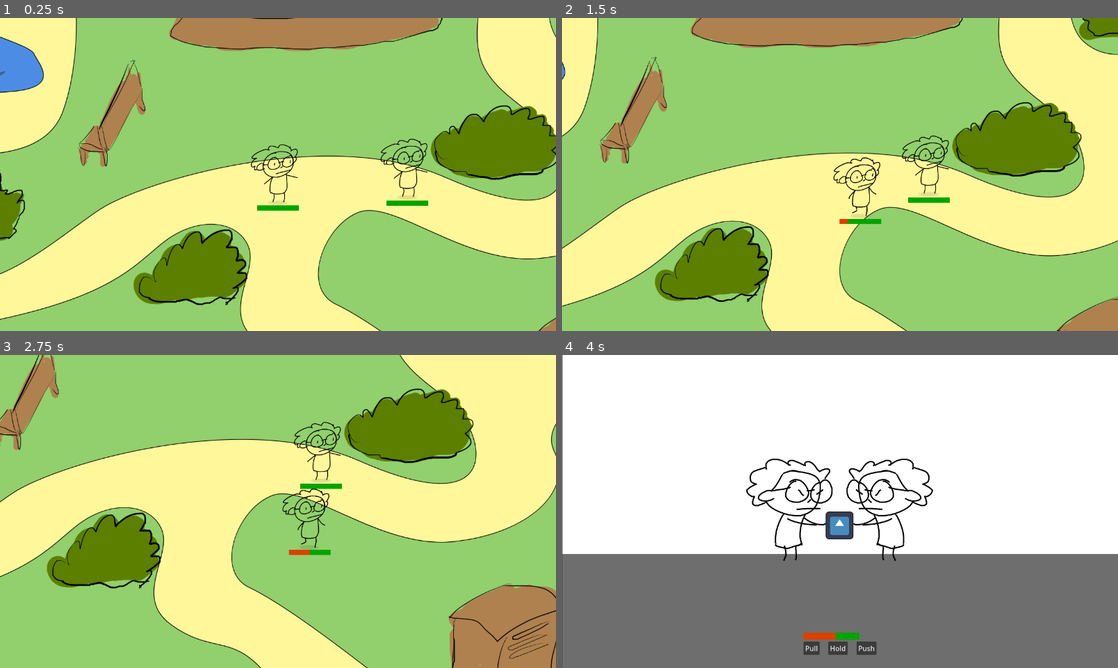
Above: before the commit, frames 1-4 (two rows, left to right).
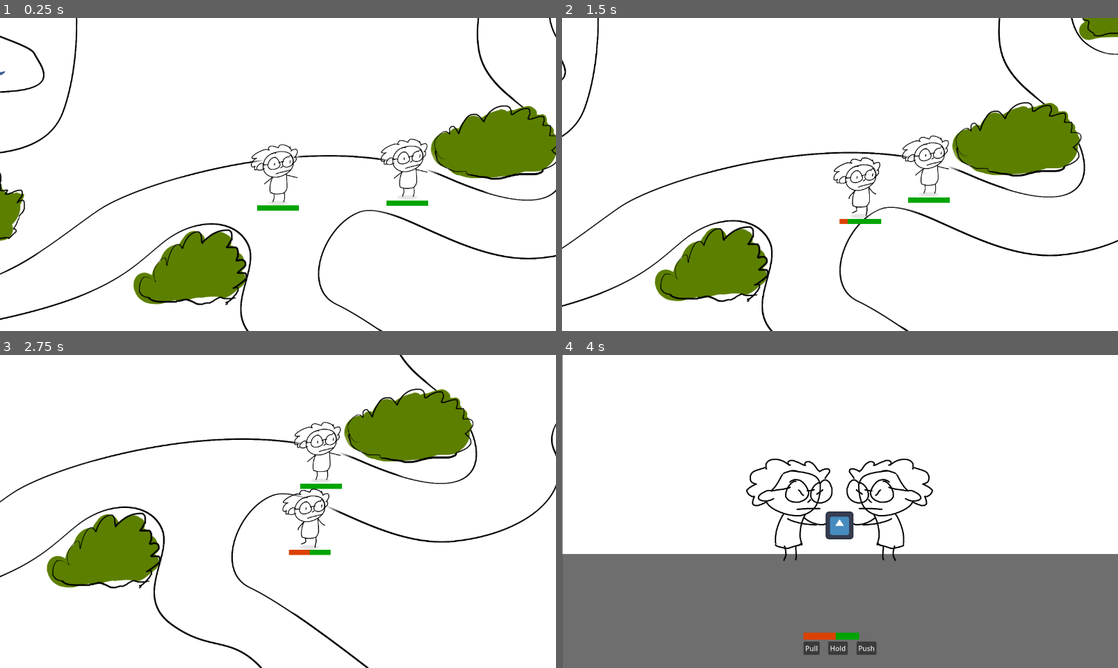
Above: after the commit, the same moments.

Repository: johnreybacal/gran-theft-aubrey
Game: Godot game, scene res://scenes/game_explore.tscn
Two runs of this game, one before a commit and one after it. Both use one fixed random seed, a clock stepped at 60 frames per second and the inputs below. The engine's default icon, where the game draws it, is replaced by a stand-in: a white triangle on a blue panel in a dark square.
Inputs:
- Up to frame 1 (0.25 s): no input
- Up to frame 2 (1.5 s): hold D (move_right) 0.53-1.28 s; hold S (move_down) from 1.28 s (still down)
- Up to frame 3 (2.75 s): release S (move_down) at 2.03 s; hold D (move_right) from 2.03 s (still down)
- Up to frame 4 (4 s): release D (move_right) at 2.78 s; hold W (move_up) 2.78-3.53 s; hold A (move_left) from 3.53 s (still down)

The runs differ from the first frame. In frame 1, 92% of the frame differs, in the area x 0-100%, y 0-100%; in frame 2, 92%; in frame 3, 92%; in frame 4, nothing differs.

Commit message:
BnW style

Diff:
--- a/scenes/explore_enemy.tscn
+++ b/scenes/explore_enemy.tscn
@@ -6,6 +6,15 @@
 
 [sub_resource type="RectangleShape2D" id="RectangleShape2D_cxtud"]
 size = Vector2(128, 128)
+
+[sub_resource type="Gradient" id="Gradient_cantd"]
+offsets = PackedFloat32Array(0.055989582, 0.42578125, 0.73307294)
+colors = PackedColorArray(1, 1, 1, 1, 1, 1, 1, 1, 1, 1, 1, 0)
+
+[sub_resource type="GradientTexture2D" id="GradientTexture2D_w3v0f"]
+gradient = SubResource("Gradient_cantd")
+fill = 1
+fill_from = Vector2(0.5, 0.5)
 
 [sub_resource type="Gradient" id="Gradient_j7g34"]
 offsets = PackedFloat32Array(0.5462963, 0.9660494)
@@ -18,6 +27,7 @@
 fill_to = Vector2(1, 1)
 
 [node name="ExploreEnemy" type="CharacterBody2D" unique_id=2108070940]
+z_index = 5
 motion_mode = 1
 script = ExtResource("1_1ytwq")
 
@@ -36,6 +46,12 @@
 [node name="GrannyStats" parent="." unique_id=284626914 instance=ExtResource("3_j7g34")]
 position = Vector2(0, 97)
 
+[node name="Backdrop" type="Sprite2D" parent="." unique_id=488382023]
+z_index = -1
+position = Vector2(0.50000685, -4.7683716e-07)
+scale = Vector2(3, 3)
+texture = SubResource("GradientTexture2D_w3v0f")
+
 [node name="Shadow" type="Sprite2D" parent="." unique_id=348235111]
 modulate = Color(1, 1, 1, 0.1)
 position = Vector2(-1, 87)
--- a/scenes/explore_player.tscn
+++ b/scenes/explore_player.tscn
@@ -6,6 +6,15 @@
 
 [sub_resource type="RectangleShape2D" id="RectangleShape2D_cxtud"]
 size = Vector2(128, 128)
+
+[sub_resource type="Gradient" id="Gradient_cantd"]
+offsets = PackedFloat32Array(0.055989582, 0.4674479, 0.70703125)
+colors = PackedColorArray(1, 1, 1, 1, 1, 1, 1, 1, 1, 1, 1, 0)
+
+[sub_resource type="GradientTexture2D" id="GradientTexture2D_yuam7"]
+gradient = SubResource("Gradient_cantd")
+fill = 1
+fill_from = Vector2(0.5, 0.5)
 
 [sub_resource type="Gradient" id="Gradient_yuam7"]
 offsets = PackedFloat32Array(0.5462963, 0.9660494)
@@ -18,6 +27,7 @@
 fill_to = Vector2(1, 1)
 
 [node name="ExplorePlayer" type="CharacterBody2D" unique_id=851270054]
+z_index = 5
 motion_mode = 1
 script = ExtResource("1_cxtud")
 
@@ -33,6 +43,12 @@
 [node name="GrannyStats" parent="." unique_id=284626914 instance=ExtResource("3_yuam7")]
 position = Vector2(0, 95)
 
+[node name="Backdrop" type="Sprite2D" parent="." unique_id=694907883]
+z_index = -1
+position = Vector2(1, 0)
+scale = Vector2(3, 3)
+texture = SubResource("GradientTexture2D_yuam7")
+
 [node name="Shadow" type="Sprite2D" parent="." unique_id=669543659]
 modulate = Color(1, 1, 1, 0.1)
 position = Vector2(-1, 87)
Binary file changed: assets/sprites/map.png
Not shown, removed: assets/.granny_animations.kra-autosave.kra
Not shown, changed: assets/granny_animations.kra
Not shown, changed: assets/granny_animations.kra~
